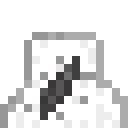
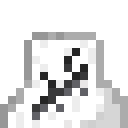
The second w=128, h=128 image is a revision of the first. Changes to its layers:
painted on "Hintergrund" over [24, 48, 120, 128]
